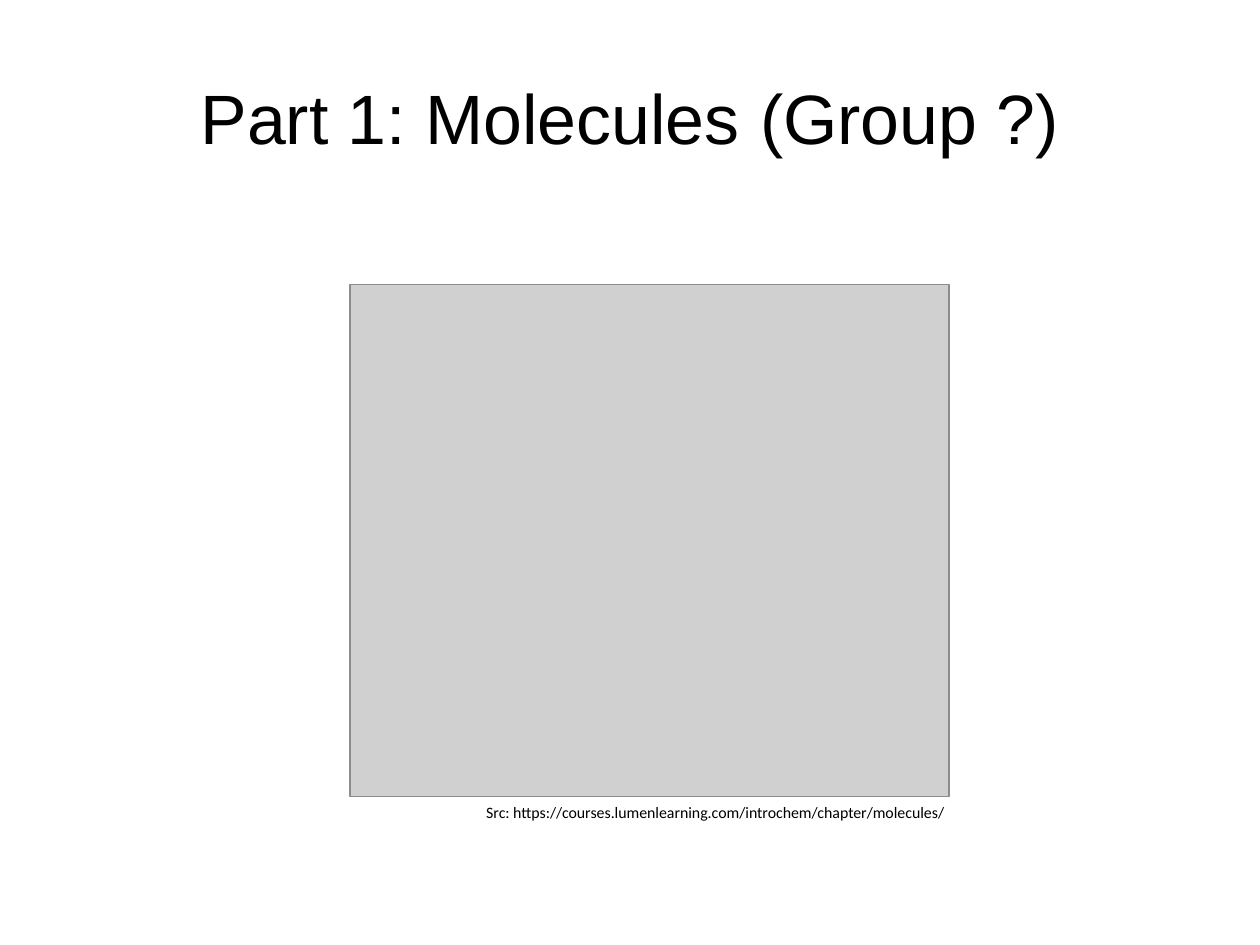
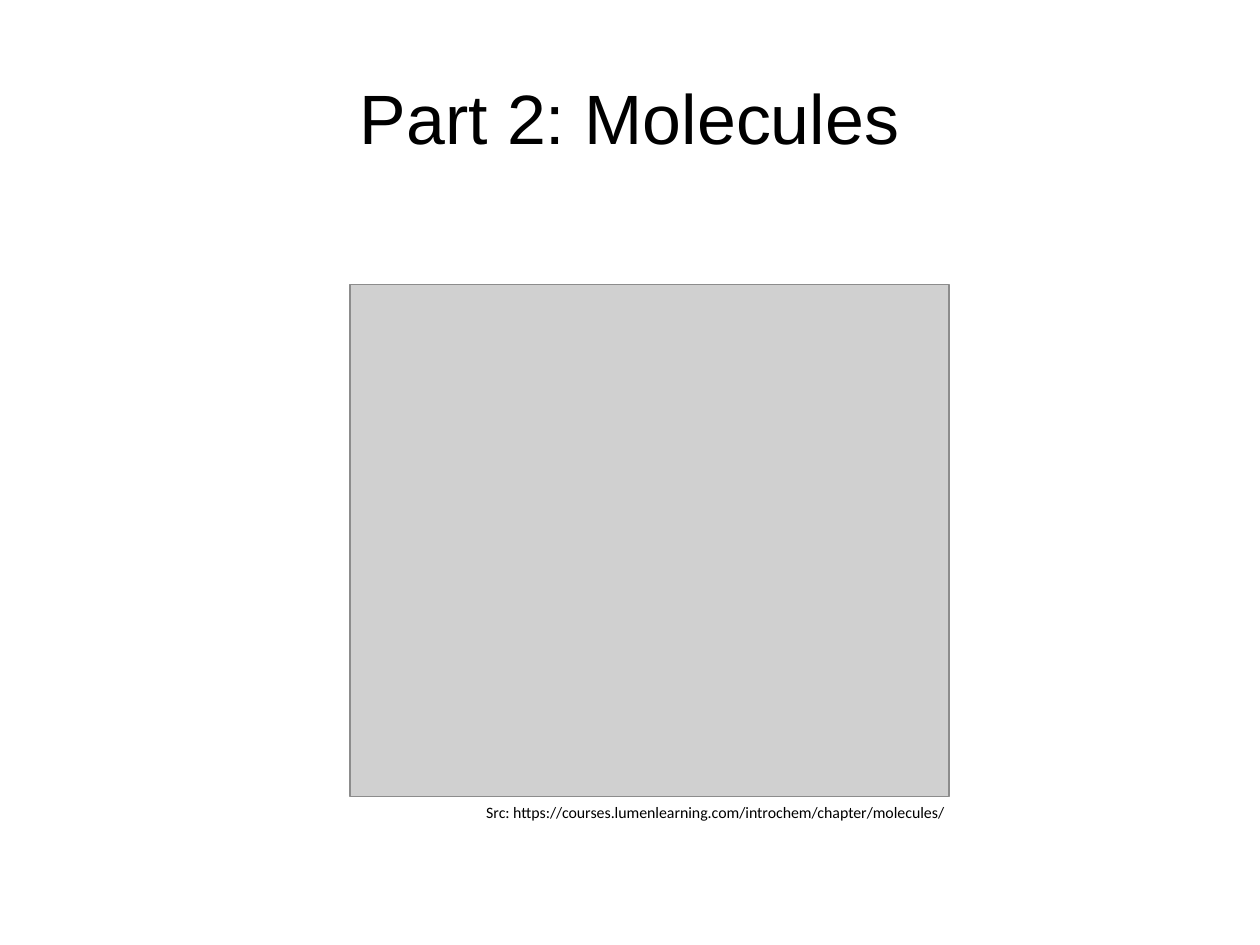
Before and after one commit to lukaszbinden/jmcs-pattern-recognition, a slide deck: slide 4 of Exercise_4/presentation.pptx (slide 1 before the commit). Drawn at 1260x945 pixels with LibreOffice and Linux fonts; fonts in the diff are those of the drawing; grey boxes stand for pictures. Boxes give left, top, right and bottom in pixels: in the first picture for what was removed or moved away, otherwise in the second. Text is boxed around its words. In the diff, an @@ line names an element or a change of style, - is before the commit and + after.

Commit message:
final update

```diff
--- a/Exercise_4/presentation.pptx
+++ b/Exercise_4/presentation.pptx
@@ title at (360,93,899,145): text changed @@
-Part 1: Molecules (Group ?)
+Part 2: Molecules
```
Also in this commit, not shown: 1 other slide changed, 2 slides added.
